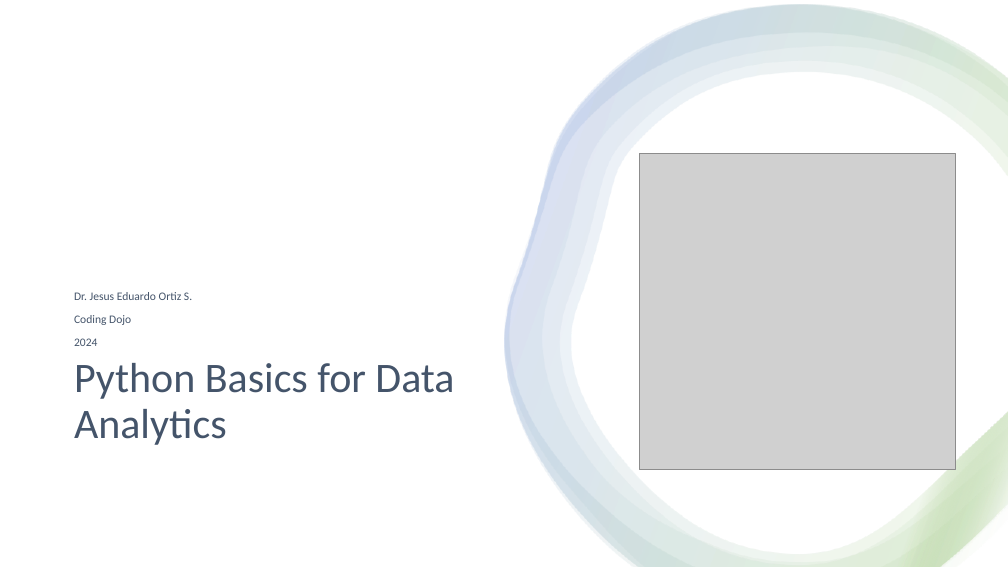
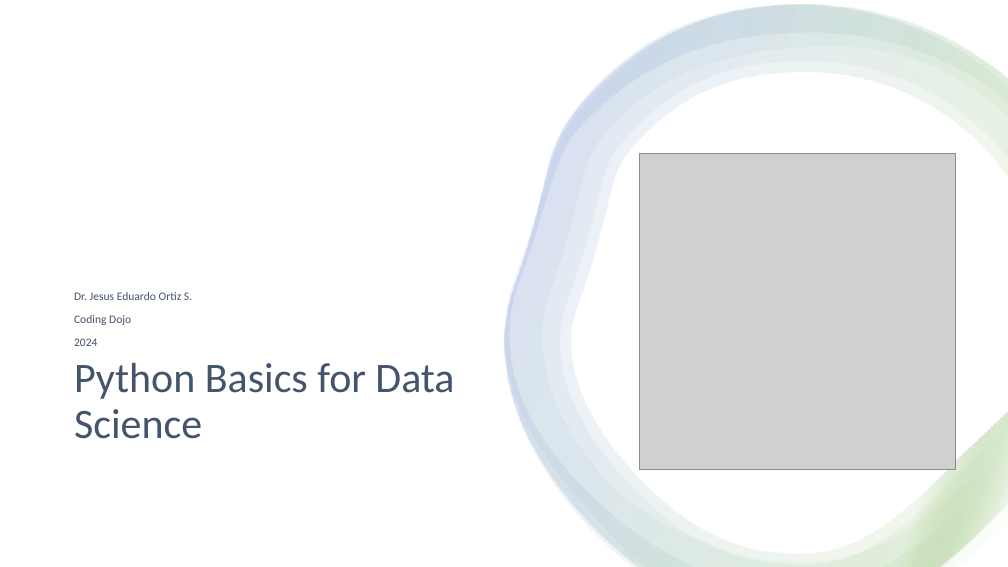
Before and after one commit to jeedorsa/Bootcamp-Data-Science, a slide deck: slide 1 of Clases/1-PythonBasics/Python Basics.pptx. Drawn at 1008x567 pixels with LibreOffice and Linux fonts; fonts in the diff are those of the drawing; grey boxes stand for pictures. Boxes give left, top, right and bottom in pixels: in the first picture for what was removed or moved away, otherwise in the second. Text is boxed around its words. In the diff, an @@ line names an element or a change of style, - is before the commit and + after.

```diff
--- a/Clases/1-PythonBasics/Python Basics.pptx
+++ b/Clases/1-PythonBasics/Python Basics.pptx
@@ title at box(74, 363, 454, 439): text changed @@
-Python Basics for Data Analytics
+Python Basics for Data Science
```
Also in this commit, not shown: 3 other slides changed, 30 other files.
